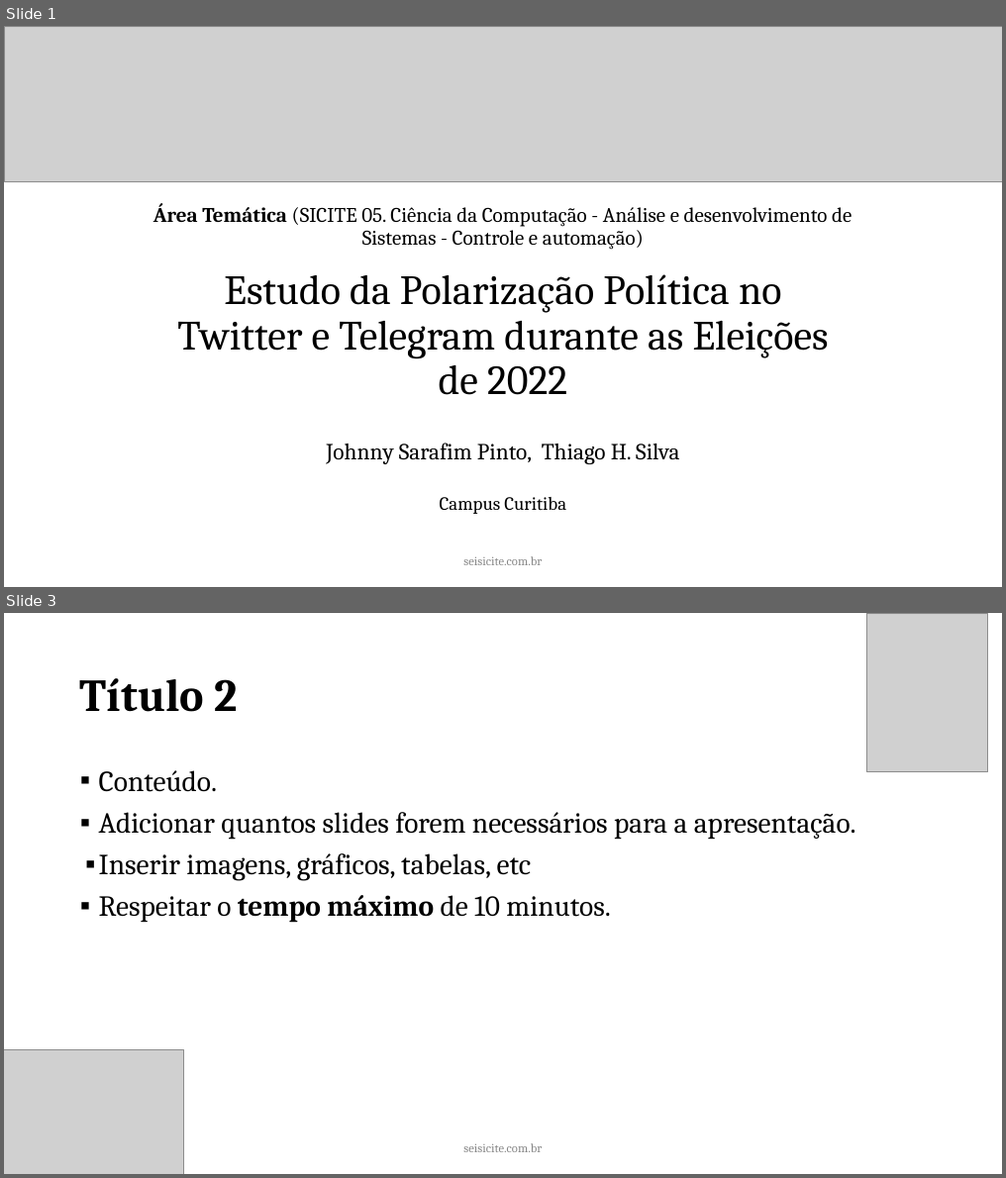
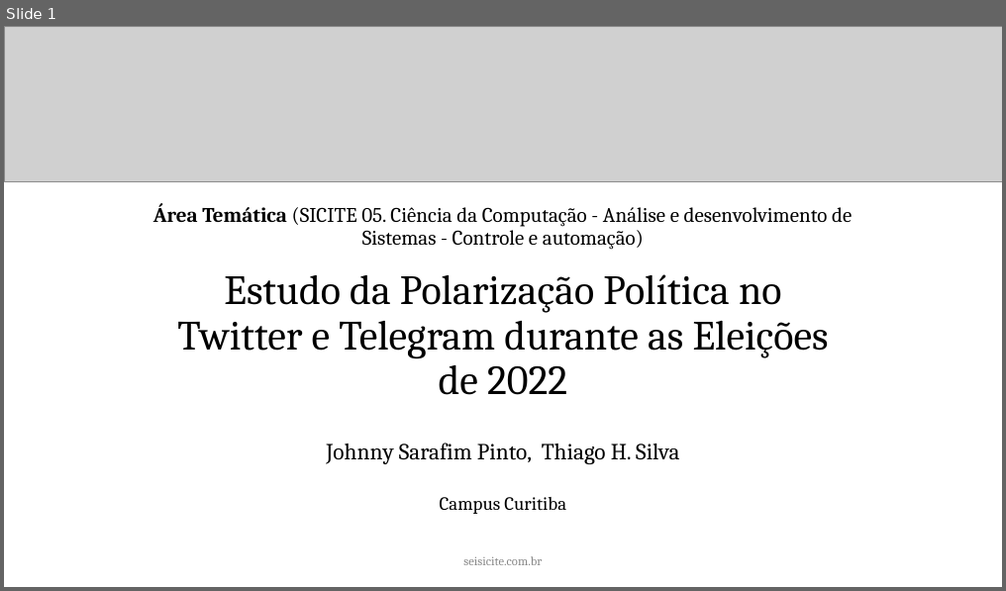
Before and after one commit to joojkun/sicite-2023-apresentacao, a slide deck: 2023 - Template Apresentação ✅.pptx. Shown one above the other, each under a label of ours: slides 1 and 3 before the commit, slide 1 after it; the slides between them are not shown. The pictures are 1006x1178 and 1006x591 pixels, drawn with LibreOffice and Linux fonts; fonts in the diff are those of the drawing; grey boxes stand for pictures. Boxes give left, top, right and bottom in pixels: in the first picture for what was removed or moved away, otherwise in the second. Text is boxed around its words. In the diff, an @@ line names an element or a change of style, - is before the commit and + after.

```diff
--- a/2023 - Template Apresentação ✅.pptx
+++ b/2023 - Template Apresentação ✅.pptx
@@ slide 3 removed at (4,613,1002,1174), background #FFFFFF @@
@@ picture removed at (867,613,988,772) @@
@@ title removed at (80,678,237,712) @@
-Título 2
@@ text removed at (99,770,856,923) @@
-▪ Conteúdo.
-▪ Adicionar quantos slides forem necessários para a apresentação.
-▪ Inserir imagens, gráficos, tabelas, etc
-▪ Respeitar o tempo máximo de 10 minutos.
@@ picture removed at (4,1051,183,1174) @@
@@ text removed at (463,1144,542,1153) @@
-seisicite.com.br
```
Also in this commit, not shown: 3 slides changed, 8 slides added.
